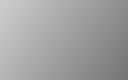
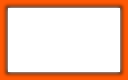
Revision of a layered (128, 80) image; what changed, layer by layer:
hid "图层 #2" over left=0, top=0, right=128, bottom=80
added layer "图层副本" above "图层" over left=0, top=0, right=128, bottom=80
